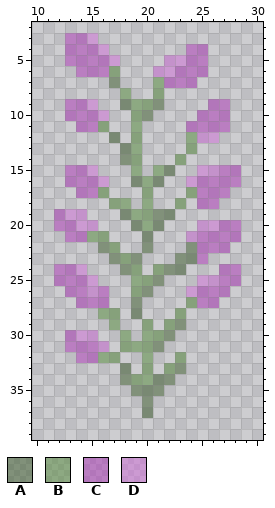
Pixel-art sprite, stored at Assets/Sprites/Flowers/PurpleFlower2.png. Above is the file before it was changed.
The file is 40x40 pixels. Shown: x 10..30, y 2..39.
Palette (. is transparent): A #2b4d1a78  B #46802b78  C #a426b078  D #ca60d578
Pixels before, first column x 12:
 3 .CCD.............
 4 .CCCD.......CC...
 5 .CCCCD....DDCC...
 6 ..CCCB...DDCCC...
 7 .....A...BCCC....
 8 ......B..B.......
 9 .CCD..ABBA....CC.
10 .CCCD..BA....CCC.
11 ..CCB..B....CCCC.
12 .....A.B....BDD..
13 ......AB....B....
14 ......AB...B.....
15 .CCD...B.BA..DDCC
16 .CCCD..ABA..DCCCC
17 ..CCB...B...BCCC.
18 .....BB.B..B.CC..
19 CDD...ABBAA......
20 CCDD...ABA...DDCC
21 .CCBB...A...DCCCC
22 ....AB..A...ACCC.
23 .....ABA...AAC...
24 CCD...AB.BAA...CC
25 CCCD...BBA...DDCC
26 .CCDC..BA...DCCC.
27 ..CCC..A....BCC..
28 ....BB.A...B.....
29 .....B..B.BA.....
30 .CDD..B.BBA......
31 .CCCD.BBBA.......
32 ..CCBB..B..B.....
33 ......A.B.BA.....
34 ......ABBAA......
35 .......AAA.......
36 ........A........
37 ........A........
Once edited:
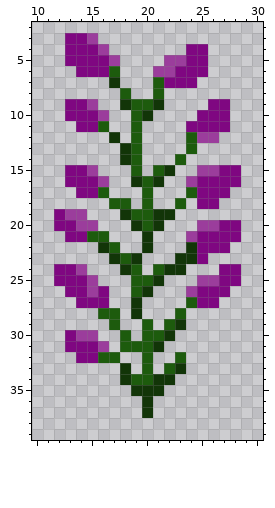
Diff:
{"colour":"A","old":"#2b4d1a78","new":"#123508"}
{"colour":"B","old":"#46802b78","new":"#1d5b0d"}
{"colour":"C","old":"#a426b078","new":"#7f0781"}
{"colour":"D","old":"#ca60d578","new":"#9b3d9c"}
